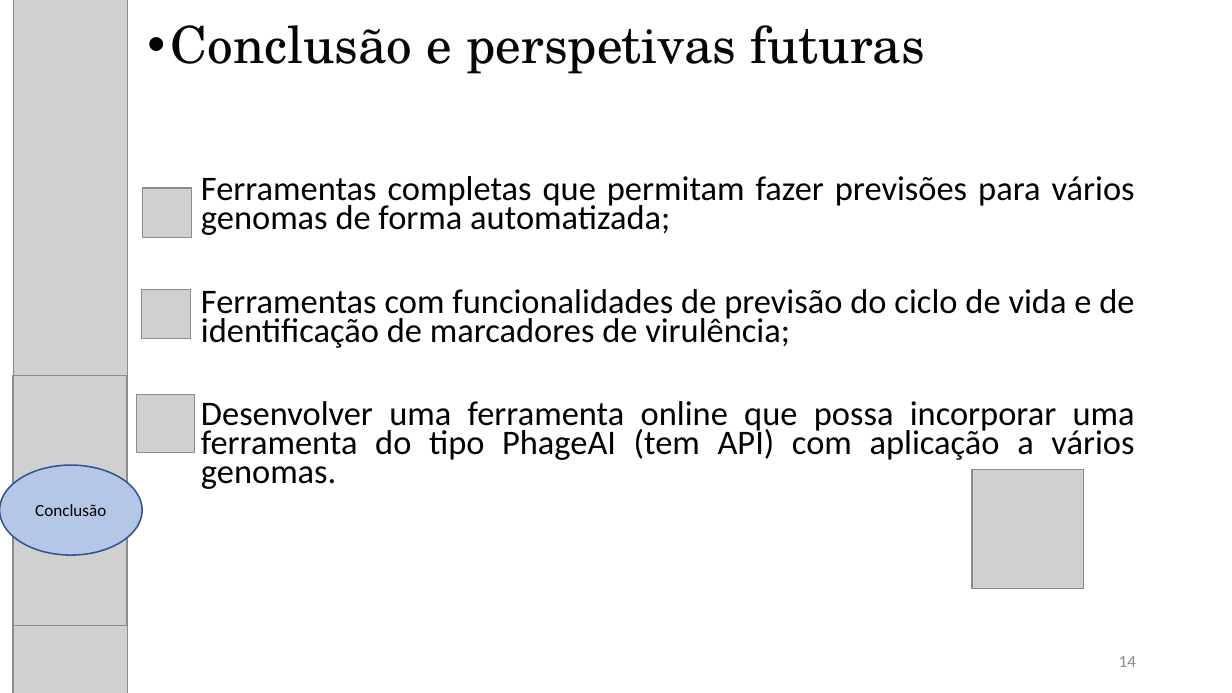
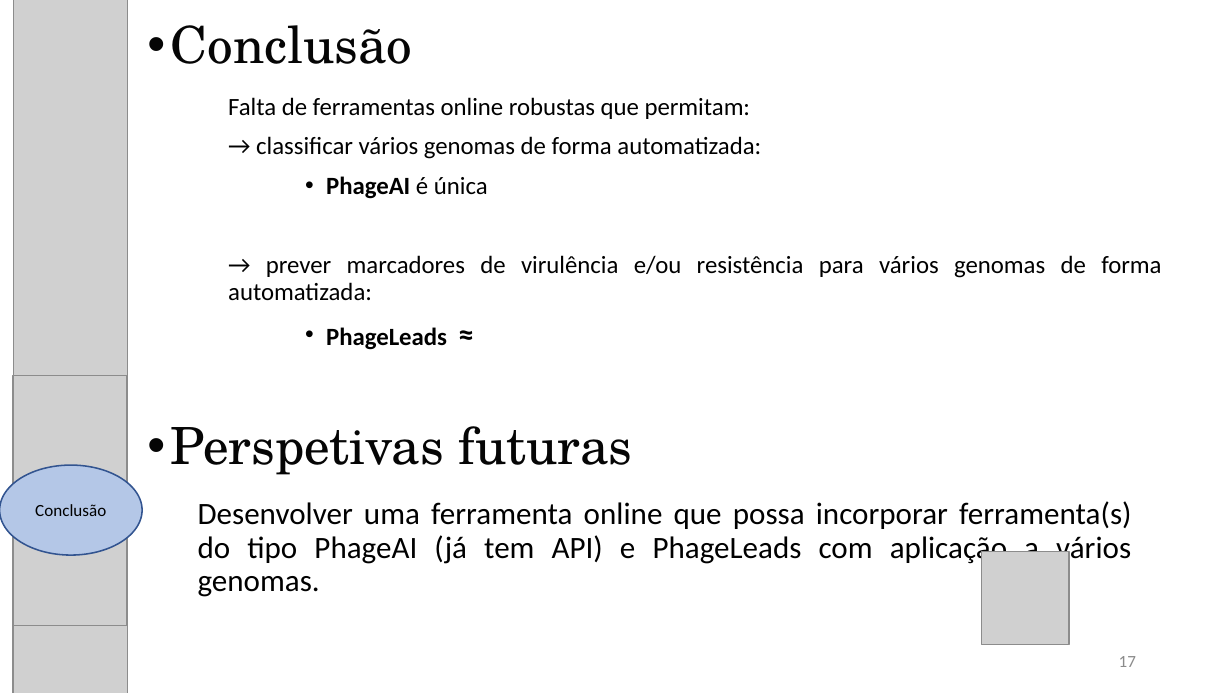
Before and after one commit to karynalysenko/Project_final, a slide deck: slide 17 of apresentacao.pptx (slide 14 before the commit). Drawn at 1232x693 pixels with LibreOffice and Linux fonts; fonts in the diff are those of the drawing; grey boxes stand for pictures. Boxes give left, top, right and bottom in pixels: in the first picture for what was removed or moved away, otherwise in the second. Text is boxed around its words. In the diff, an @@ line names an element or a change of style, - is before the commit and + after.

```diff
--- a/apresentacao.pptx
+++ b/apresentacao.pptx
@@ title at <box>170,25,412,64</box>: text changed @@
-Conclusão e perspetivas futuras
+Conclusão
@@ text added at <box>228,97,1161,350</box>, 16 pt, text #000000 @@
+Falta de ferramentas online robustas que permitam:
+→ classificar vários genomas de forma automatizada:
+• PhageAI é única
+→ prever marcadores de virulência e/ou resistência para vários genomas de forma automatizada:
+• PhageLeads ≈
@@ picture removed at <box>142,188,191,237</box> @@
@@ picture removed at <box>142,290,191,339</box> @@
@@ picture removed at <box>136,395,195,453</box> @@
@@ title added at <box>170,426,632,475</box>, 33 pt, text #050505 @@
+Perspetivas futuras
@@ text at <box>198,501,1131,597</box>: text changed; size 22.2 to 20 pt @@
-Ferramentas completas que permitam fazer previsões para vários genomas de forma automatizada;
-Ferramentas com funcionalidades de previsão do ciclo de vida e de identificação de marcadores de virulência;
-Desenvolver uma ferramenta online que possa incorporar uma ferramenta do tipo PhageAI (tem API) com aplicação a vários genomas.
+Desenvolver uma ferramenta online que possa incorporar ferramenta(s) do tipo PhageAI (já tem API) e PhageLeads com aplicação a vários genomas.
@@ picture: place and size @@
-picture at <box>973,470,1084,589</box>
+picture at <box>982,552,1069,646</box>
@@ page number at <box>1119,656,1136,667</box>: text changed @@
-14
+17
```
Also in this commit, not shown: 11 other slides changed, 3 slides added, 1 other file.
